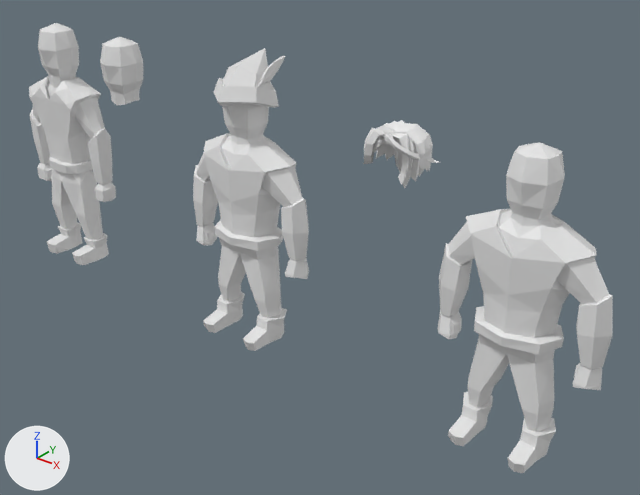
Two versions of the Blender file Animations/ArcherIdle.blend, one commit apart.
Rendered twice from a camera (50 mm lens) standing at (18.0, -18.8, 15.6) and looking at (2.3, 0.8, 3.4). The axes (+X, +Y, +Z) are drawn at lower left. The lights are the same throughout.
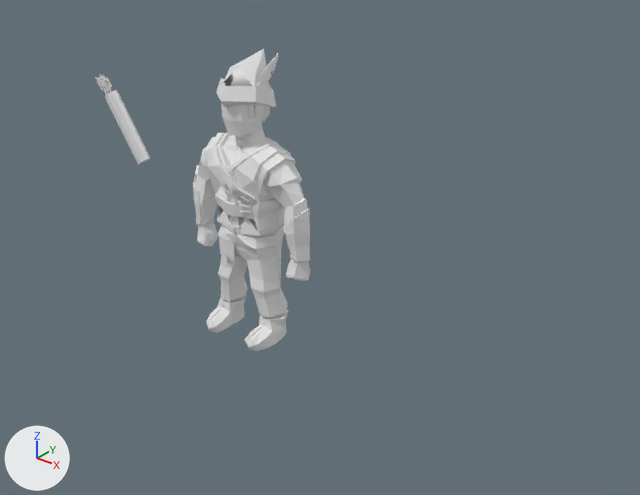
The change, as a list of edits to the scene's bpy script:
```text
Change me_cube_006:
    used by ob_cube_000; location = (0.0, 0.0, 0.0)
    remove me_cube_006.from_pydata(...)  # 342 vertices, 635 faces, 1 loose edge; spans x -2.51..2.42, y -1.25..0.99, z 0.01..8.61
    add me_cube_006.from_pydata(...)  # 1714 vertices, 3323 faces; spans x -2.47..2.47, y -1.19..1.13, z 0.01..9.3
    me_cube_006 part 1: 342 vertices removed from x -2.51..2.42, y -1.25..0.99, z 0.01..8.61; 1714 vertices added at x -2.47..2.47, y -1.19..1.13, z 0.01..9.3
Add me_untitled_000:
    me_untitled_000.from_pydata(...)  # 130 vertices, 176 faces; spans x -1.77..0.73, y 0.92..1.34, z 4.01..7.15
Remove ob_cube_002:
    ob_cube_002 = bpy.data.objects.new('Cube.002', me_cube_007)
    ob_cube_002.location = (9.55, 0.0, 0.0)
    _m = ob_cube_002.modifiers.new('Triangulate', 'TRIANGULATE')
Remove ob_cube_1_001:
    ob_cube_1_001 = bpy.data.objects.new('Cube_1.001', me_cube_002)
    ob_cube_1_001.location = (-8.99, 0.0, 0.24)
    _m = ob_cube_1_001.modifiers.new('Triangulate', 'TRIANGULATE')
Remove ob_cube_1_003:
    ob_cube_1_003 = bpy.data.objects.new('Cube_1.003', me_cube_004)
    ob_cube_1_003.location = (-5.54, 0.0, 0.24)
    _m = ob_cube_1_003.modifiers.new('Triangulate', 'TRIANGULATE')
Remove ob_cube_001:
    ob_cube_001 = bpy.data.objects.new('Cube.001', me_cube_003)
    ob_cube_001.location = (0.0, 0.0, 0.0)
    _m = ob_cube_001.modifiers.new('Triangulate', 'TRIANGULATE')
Remove ob_cube_039:
    ob_cube_039 = bpy.data.objects.new('Cube.039', me_cube_023)
    ob_cube_039.location = (5.54, 0.38, 7.07)
    ob_cube_039.rotation_euler = (0.0, 0.0, 3.142)  # degrees (0, 0, 180)
    ob_cube_039.scale = (1.05, 1.18, 1.24)
    _m = ob_cube_039.modifiers.new('Triangulate', 'TRIANGULATE')
Change ob_cube_000:
    remove _m = ob_cube_000.modifiers.new('Triangulate', 'TRIANGULATE')
Add ob_quiver:
    ob_quiver = bpy.data.objects.new('Quiver', me_untitled_000)
    ob_quiver.location = (-6.69, 0.0, 0.0)
```

Boxes (x1, y1, x2, y2) around the edits, measured in the pictures (640 x 495 px):
'Cube.002', deleted: before (437, 142, 613, 473)
'Cube.000', reshaped, modifiers changed: before (193, 105, 309, 351); after (193, 49, 310, 351)
'Cube_1.001', deleted: before (29, 23, 116, 265)
'Cube.039', deleted: before (363, 120, 439, 188)
'Cube.001', deleted: before (214, 48, 286, 108)
'Cube_1.003', deleted: before (100, 36, 143, 105)
'Quiver', added: after (95, 74, 150, 165)
